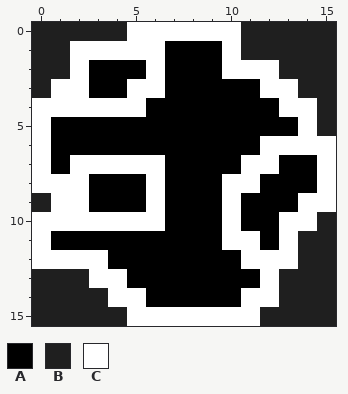
Pixel-art file -- sdioretsA/Assets/Sprites/Asteroid1Level1.aseprite. Above, as it was before the edit.
16x16 pixels, 1 frame.
Palette (. is transparent): A #000000  B #1f1f1f  C #ffffff
And afterwards:
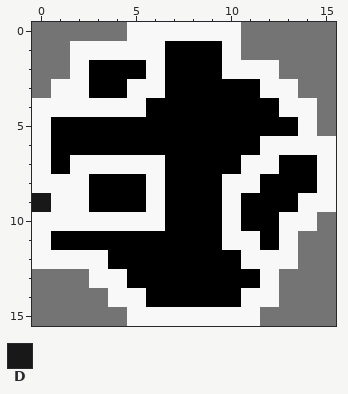
Colours new in this view: D #181818
What changed:
@@ palette @@
-B #1f1f1f
+B #747474
-C #ffffff
+C #f8f8f8
@@ x 0..2 @@
  8 CCC
- 9 BCC
+ 9 DCC
 10 CCC
Boxes around the changes in both pictures, in picture pixels (x1, y1, x2, y2):
changed: (32, 22, 336, 326)
